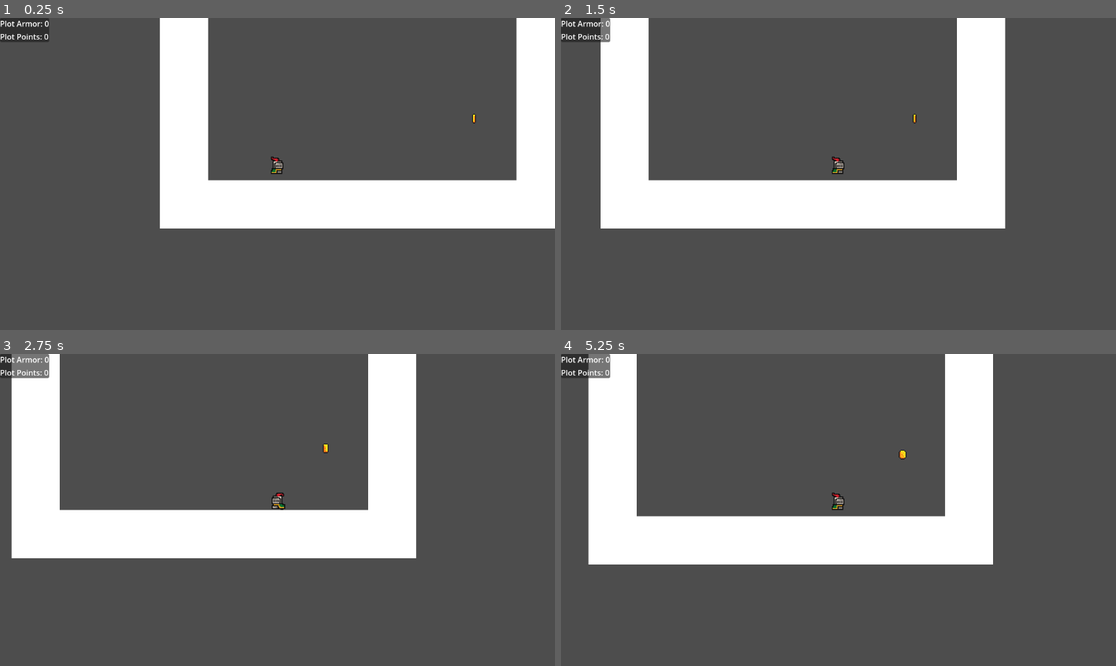
Above: before the commit, frames 1-4 (two rows, left to right).
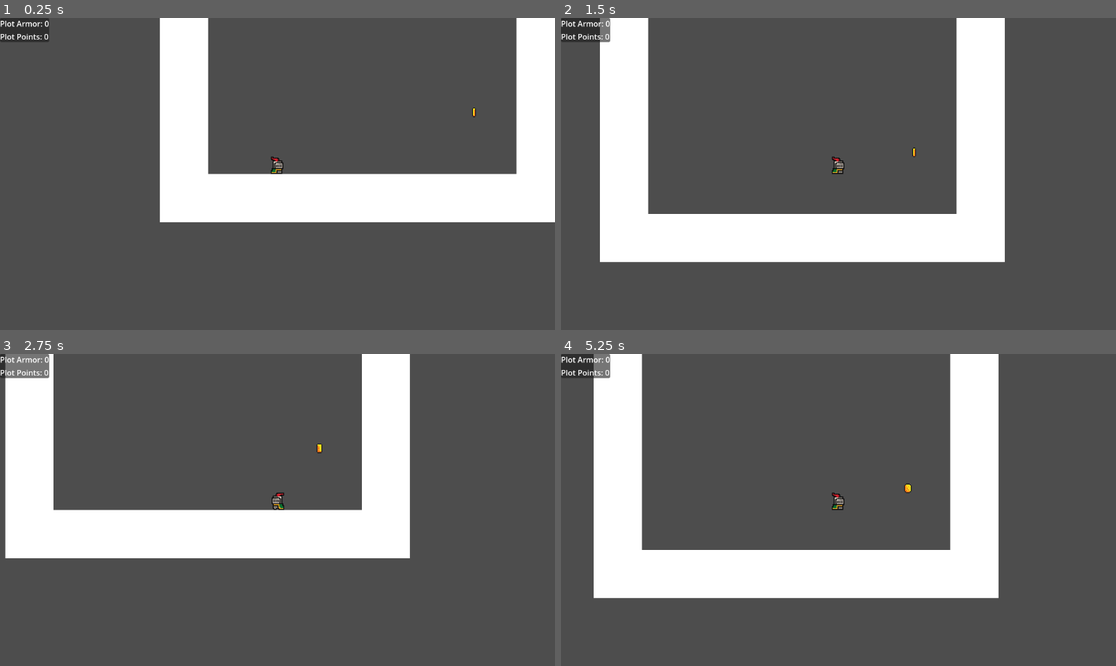
Above: after the commit, the same moments.

Repository: bustercrow-3818/the-gbj
Game: Godot game, scene res://stage/main_room.tscn
The game is run twice, just before and just after one commit, with the same random seed, the same clock (stepped at 60 frames per second) and the same inputs. The project has no main scene, so this scene is started directly.
Inputs:
- Up to frame 1 (0.25 s): no input
- Up to frame 2 (1.5 s): hold D (right) from 0.53 s (still down); tap Space (jump) at 0.6, 0.77, 1.07, 1.35 s
- Up to frame 3 (2.75 s): tap Space (jump) at 1.52, 1.82, 2.1 s; release D (right) at 2.03 s; hold A (left) from 2.03 s (still down)
- Up to frame 4 (5.25 s): release A (left) at 2.78 s; hold D (right) 2.78-4.28 s; tap Space (jump) at 2.85, 3.02, 3.32, 3.6, 3.77, 4.07, 4.35, 4.52, 4.82, 5.1 s; hold A (left) 4.28-5.03 s; hold D (right) from 5.03 s (still down)

The runs differ from the first frame. In frame 1, 2.7% of the frame differs, in the area x 28-100%, y 28-68%; in frame 2, 14%; in frame 3, 2.8%; in frame 4, 16%, in the area x 4-79%, y 0-79%.

Commit message:
reworked jump mechanics, isolated state machine

Diff:
--- /dev/null
+++ b/components/player_state_machine.tscn
@@ -0,0 +1,6 @@
+[gd_scene load_steps=2 format=3 uid="uid://bwce1bk7kykxt"]
+
+[ext_resource type="Script" uid="uid://bcch065dhv3oc" path="res://player_state_machine.gd" id="1_5yoc5"]
+
+[node name="player_state_machine" type="Node2D"]
+script = ExtResource("1_5yoc5")
--- a/objects/scenes/player/player.tscn
+++ b/objects/scenes/player/player.tscn
@@ -1,12 +1,14 @@
-[gd_scene load_steps=37 format=3 uid="uid://rs7jc5jasrwg"]
+[gd_scene load_steps=38 format=3 uid="uid://rs7jc5jasrwg"]
 
 [ext_resource type="Texture2D" uid="uid://dpjn6i8h3o3ir" path="res://assets/knight.png" id="1_4flbx"]
 [ext_resource type="Script" uid="uid://c074a03o7p4sn" path="res://objects/scripts/player/player.gd" id="1_onrkg"]
 [ext_resource type="Script" uid="uid://darupaa6i70dp" path="res://resources/news/classes/movement_stats.gd" id="2_hqtel"]
 [ext_resource type="PackedScene" uid="uid://b6ed5p3mrt3xf" path="res://system/hud.tscn" id="3_i3pqv"]
+[ext_resource type="PackedScene" uid="uid://bwce1bk7kykxt" path="res://components/player_state_machine.tscn" id="5_8odfe"]
 
 [sub_resource type="Resource" id="Resource_sweqy"]
 script = ExtResource("2_hqtel")
+jump_speed = 1000.0
 coyote_time = 0.05
 metadata/_custom_type_script = "uid://darupaa6i70dp"
 
@@ -252,12 +254,13 @@
 "speed": 10.0
 }]
 
-[node name="player" type="CharacterBody2D" node_paths=PackedStringArray("sprite", "hud", "camera") groups=["player"]]
+[node name="player" type="CharacterBody2D" node_paths=PackedStringArray("sprite", "hud", "camera", "jump_time") groups=["player"]]
 script = ExtResource("1_onrkg")
 move_stats = SubResource("Resource_sweqy")
 sprite = NodePath("AnimatedSprite2D")
 hud = NodePath("hud")
 camera = NodePath("camera")
+jump_time = NodePath("jump_time")
 
 [node name="CollisionShape2D" type="CollisionShape2D" parent="."]
 position = Vector2(0, -8)
@@ -286,3 +289,14 @@
 [node name="hud" parent="." node_paths=PackedStringArray("player") instance=ExtResource("3_i3pqv")]
 plot_points_per_chapter = 10
 player = NodePath("..")
+
+[node name="jump_time" type="Timer" parent="."]
+one_shot = true
+
+[node name="stun_time" type="Timer" parent="."]
+one_shot = true
+
+[node name="player_state_machine" parent="." node_paths=PackedStringArray("jump_time", "stun_time") instance=ExtResource("5_8odfe")]
+move_stats = SubResource("Resource_sweqy")
+jump_time = NodePath("../jump_time")
+stun_time = NodePath("../stun_time")
--- a/objects/scripts/player/player.gd
+++ b/objects/scripts/player/player.gd
@@ -1,5 +1,8 @@
 extends CharacterBody2D
 class_name Player
+
+@warning_ignore("unused_signal")
+signal unzoom_finished
 
 var direction: float = 0.0
 var game_paused: bool = false
@@ -8,10 +11,6 @@
 #region Export variables
 @export_category("Stats")
 @export var move_stats: MovementStats
-var current_jump_height: float = 0
-var terminal_velocity: float = 1000.0
-
-@export_category("Other Stats")
 @export var max_plot_armor: int = 10
 var current_max_plot_armor: int = 10
 var current_plot_armor: int = 0
@@ -20,138 +19,25 @@
 @export var sprite: AnimatedSprite2D
 @export var hud: HUD
 @export var camera: Camera2D
+@export var jump_time: Timer
 
 @export_category("Juice Numbers")
 @export var break_time_zoom: Vector2 = Vector2(4, 4)
 @export var break_time_duration: float = 3.0
 @export var respawn_slide_time: float = 0.1
-
-
-
 #endregion
 
 func _ready() -> void:
 	SignalBus.round_ended.connect(break_time_toggle)
 	SignalBus.game_resume.connect(break_time_toggle)
-	SignalBus.player_stun.connect(stun)
+	#SignalBus.player_stun.connect(stun)
 	SignalBus.coin_collected.connect(on_coin_collected)
-
-func _physics_process(_delta: float) -> void:
-	direction = Input.get_axis("left", "right")
-
-	if game_paused == true or stunned == true:
-		pass
-	else:
-		gravity()
-
-		match current_state:
-			states.IDLE:
-				idle()
-			states.RUN:
-				run()
-			states.JUMP:
-				jump()
-			states.FALL:
-				fall()
-			states.DEAD:
-				dead()
-			states.COYOTE:
-				coyote_time_delay()
-
-		move_and_slide()
-
-#region State Machine
-
-enum states{
-	IDLE,
-	RUN,
-	JUMP,
-	FALL,
-	HIT,
-	DEAD,
-	COYOTE
-}
-
-var current_state: states = states.IDLE
-
-func _change_state(_new_state: states, _new_animation: StringName, _data: Dictionary = {}) -> void:
-	current_state = _new_state
-	sprite.play(_new_animation)
-
-func idle(_data: Dictionary = {}) -> void:
-	velocity.x = move_toward(velocity.x, 0, move_stats.run_decel)
-
-	if direction != 0:
-		_change_state(states.RUN, "run")
-	elif Input.is_action_just_pressed("jump"):
-		velocity.y -= move_stats.jump_speed
-		velocity.x *= 0.5
-		_change_state(states.JUMP, "jump")
-	elif is_on_floor() == false:
-		_change_state(states.COYOTE, "idle")
-
-func run(_data: Dictionary = {}) -> void:
-	horizontal_motion(direction)
-
-	if direction == 0:
-		_change_state(states.IDLE, "idle")
-	elif is_on_floor() == false:
-		_change_state(states.COYOTE, "run")
-	elif Input.is_action_just_pressed("jump"):
-		velocity.y -= move_stats.jump_speed
-		_change_state(states.JUMP, "jump")
-
-func jump(_data: Dictionary = {}) -> void:
-	#current_jump_height = move_toward(current_jump_height, move_stats.jump_height_max, move_stats.jump_speed)
-	gravity()
-	horizontal_motion(direction)
-
-	if current_jump_height == move_stats.jump_height_max or Input.is_action_just_released("jump") or is_on_ceiling():
-		_change_state(states.FALL, "fall")
-
-func fall(_data: Dictionary = {}) -> void:
-	gravity()
-	horizontal_motion(direction)
-
-	if is_on_floor():
-		current_jump_height = 0
-		_change_state(states.IDLE, "idle")
-
-func dead(_data: Dictionary = {}) -> void:
-	gravity()
-
-func coyote_time_delay(_data: Dictionary = {}) -> void:
-	horizontal_motion(direction)
-
-	if Input.is_action_just_pressed("jump"):
-		velocity.y -= move_stats.jump_speed
-		if direction == 0:
-			velocity.x *= 0.5
-		_change_state(states.JUMP, "jump")
-	elif current_state != states.DEAD:
-		await get_tree().create_timer(move_stats.coyote_time).timeout
-		_change_state(states.FALL, "fall")
-
-func horizontal_motion(_dir: float) -> void:
-	if _dir < 0:
-		sprite.flip_h = true
-	elif _dir > 0:
-		sprite.flip_h = false
-
-	if velocity.x != move_stats.run_speed_max * _dir:
-		velocity.x = move_toward(velocity.x, move_stats.run_speed_max * _dir, move_stats.run_accel)
-
-func gravity() -> void:
-	if velocity.y < terminal_velocity:
-		velocity.y += move_stats.fall_speed
-#endregion
 
 func take_damage(amount: int) -> void:
 	current_plot_armor -= amount
 
 	if current_plot_armor == 0:
 		velocity.x = 0
-		_change_state(states.DEAD, "dead")
 		SignalBus.player_dead.emit()
 
 	SignalBus.player_damaged.emit(-amount)
@@ -166,15 +52,19 @@
 	current_plot_armor = 0
 	current_max_plot_armor = max_plot_armor
 	spawn_tween.tween_property(self, "global_position", location, respawn_slide_time)
-	_change_state(states.IDLE, "idle")
 
 	game_pause_resume()
 	await spawn_tween.finished
+
 	game_pause_resume()
 
 #region VFX
 func game_pause_resume() -> void:
 	game_paused = !game_paused
+
+func break_time_start() -> void:
+
+	pass
 
 func break_time_toggle() -> void:
 	var zoom: Vector2
@@ -192,10 +82,10 @@
 	game_pause_resume()
 	zoom_camera(zoom, duration)
 
-func stun(duration: float = 0.0) -> void:
-	stunned = true
-	await get_tree().create_timer(duration).timeout
-	stunned = false
+#func stun(duration: float = 0.0) -> void:
+	#stunned = true
+	#await get_tree().create_timer(duration).timeout
+	#stunned = false
 
 func zoom_camera(zoom_level: Vector2 = Vector2(1.0, 1.0), duration: float = 0.0) -> void:
 	var zoom_tween: Tween = create_tween().set_ease(Tween.EASE_IN).set_trans(Tween.TRANS_CUBIC)
--- /dev/null
+++ b/player_state_machine.gd
@@ -0,0 +1,161 @@
+extends Node2D
+
+@export var move_stats: MovementStats
+@export var jump_time: Timer
+@export var stun_time: Timer
+
+@onready var player: Player = get_parent()
+
+var direction: float
+
+
+
+func _ready() -> void:
+	SignalBus.player_stun.connect(start_stun)
+	SignalBus.round_ended.connect(_change_state.bind(states.PAUSED, "idle"))
+	SignalBus.player_dead.connect(_change_state.bind(states.DEAD, "dead"))
+	SignalBus.game_start.connect(_change_state.bind(states.IDLE, "idle"))
+	player.unzoom_finished.connect(_change_state.bind(states.IDLE, "idle"))
+
+func _physics_process(_delta: float) -> void:
+	direction = Input.get_axis("left", "right")
+
+	match current_state:
+		states.IDLE:
+			idle()
+		states.RUN:
+			run()
+		states.JUMP:
+			jump()
+		states.FALL:
+			fall()
+		states.DEAD:
+			dead()
+		states.STUNNED:
+			stunned()
+		states.PAUSED:
+			paused()
+
+	player.move_and_slide()
+
+enum states{
+	IDLE,
+	RUN,
+	JUMP,
+	FALL,
+	HIT,
+	DEAD,
+	STUNNED,
+	PAUSED
+}
+
+var current_state: states = states.IDLE
+
+func _change_state(_new_state: states, _new_animation: StringName, _data: Dictionary = {}) -> void:
+	print("changing state to %s" % states.find_key(_new_state))
+	current_state = _new_state
+	player.sprite.play(_new_animation)
+
+#region State Functions
+func idle(_data: Dictionary = {}) -> void:
+	player.velocity.x = move_toward(player.velocity.x, 0, move_stats.run_decel)
+
+	if direction != 0:
+		_change_state(states.RUN, "run")
+	elif Input.is_action_just_pressed("jump"):
+		player.velocity.y -= move_stats.jump_speed
+		player.velocity.x *= 0.5
+		move_stats.jumps_left -= 1
+		jump_time.start(move_stats.jump_time)
+		_change_state(states.JUMP, "jump")
+	elif player.is_on_floor() == false:
+		await get_tree().create_timer(move_stats.coyote_time).timeout
+		if not player.is_on_floor():
+			_change_state(states.FALL, "fall")
+
+func run(_data: Dictionary = {}) -> void:
+	horizontal_motion(direction)
+
+	if direction == 0:
+		_change_state(states.IDLE, "idle")
+	elif Input.is_action_just_pressed("jump"):
+		player.velocity.y -= move_stats.jump_speed
+		move_stats.jumps_left -= 1
+		jump_time.start(move_stats.jump_time)
+		_change_state(states.JUMP, "jump")
+	elif player.is_on_floor() == false:
+		await get_tree().create_timer(move_stats.coyote_time).timeout
+		if not player.is_on_floor():
+			_change_state(states.FALL, "fall")
+
+func jump(_data: Dictionary = {}) -> void:
+	gravity()
+	horizontal_motion(direction)
+
+	if Input.is_action_just_released("jump") or player.is_on_ceiling() or jump_time.time_left == 0:
+		if player.velocity.y < 0:
+			player.velocity.y *= 0.5
+		_change_state(states.FALL, "fall")
+
+func fall(_data: Dictionary = {}) -> void:
+	gravity()
+	horizontal_motion(direction)
+
+	if player.is_on_floor():
+		move_stats.jumps_left = move_stats.max_jumps
+		_change_state(states.IDLE, "idle")
+	elif move_stats.jumps_left > 0 and Input.is_action_just_released("jump"):
+		player.velocity.y -= move_stats.jump_speed
+		move_stats.jumps_left -= 1
+		jump_time.start(move_stats.jump_time)
+		_change_state(states.JUMP, "jump")
+
+func dead(_data: Dictionary = {}) -> void:
+	gravity()
+
+func stunned(_data: Dictionary = {}) -> void:
+
+	pass
+
+func paused() -> void:
+
+	pass
+#endregion
+
+#region Helper Functions
+func horizontal_motion(_dir: float) -> void:
+	if _dir < 0:
+		player.sprite.flip_h = true
+	elif _dir > 0:
+		player.sprite.flip_h = false
+
+	if player.velocity.x != move_stats.run_speed_max * _dir:
+		player.velocity.x = move_toward(player.velocity.x, move_stats.run_speed_max * _dir, move_stats.run_accel)
+
+func gravity() -> void:
+	if player.velocity.y < move_stats.terminal_velocity:
+		player.velocity.y += move_stats.fall_speed
+
+func start_stun(duration: float) -> void:
+	var previous_state: states = current_state
+	var previous_anim: StringName = player.sprite.animation
+	var previous_velocity: Vector2 = player.velocity
+
+	if previous_state == states.DEAD:
+		previous_state = states.IDLE
+		previous_anim = "idle"
+
+	player.velocity = Vector2.ZERO
+	_change_state(states.STUNNED, "fall")
+	await get_tree().create_timer(duration).timeout
+	if current_state == states.PAUSED or current_state == states.DEAD:
+		print("skipping state change because state is now %s" % states.find_key(current_state))
+		pass
+	else:
+		print("returning to previous state")
+		player.velocity = previous_velocity
+		_change_state(previous_state, previous_anim)
+
+
+
+#endregion
--- a/resources/news/classes/movement_stats.gd
+++ b/resources/news/classes/movement_stats.gd
@@ -8,8 +8,11 @@
 
 @export_category("Jump")
 @export var jump_speed: float = 500.0
-@export var jump_height_max: float = 5000.0
+@export var jump_time: float = 1.5
+@export var max_jumps: int = 1
+var jumps_left: int = 1
 
 @export_category("Gravity")
 @export var coyote_time: float = 0.5
 @export var fall_speed: float = 50.0
+@export var terminal_velocity: float = 1000.0
--- a/system/alternate_news_system/good_news/jump_higher.gd
+++ b/system/alternate_news_system/good_news/jump_higher.gd
@@ -1,14 +1,9 @@
 extends NewsAlt
 
-@export var jump_height_bonus: float = 32
-@export var jump_height_multiplier: float = 1.0
+@export var jump_speed_bonus: float = 32
 
 func pickup_effect() -> void:
-	print("changing %s" % str(player.move_stats.jump_height_max))
-	player.move_stats.jump_height_max += jump_height_bonus
-	player.move_stats.jump_height_max *= jump_height_multiplier
-	print("changed it to %s" % str(player.move_stats.jump_height_max))
-
+	player.move_stats.jump_speed += jump_speed_bonus
 
 func removal_effect() -> void:
-	player.move_stats.jump_height_max -= jump_height_bonus
+	player.move_stats.jump_speed -= jump_speed_bonus
Not shown, added: player_state_machine.gd.uid
Not shown, added: to_do_list.txt
